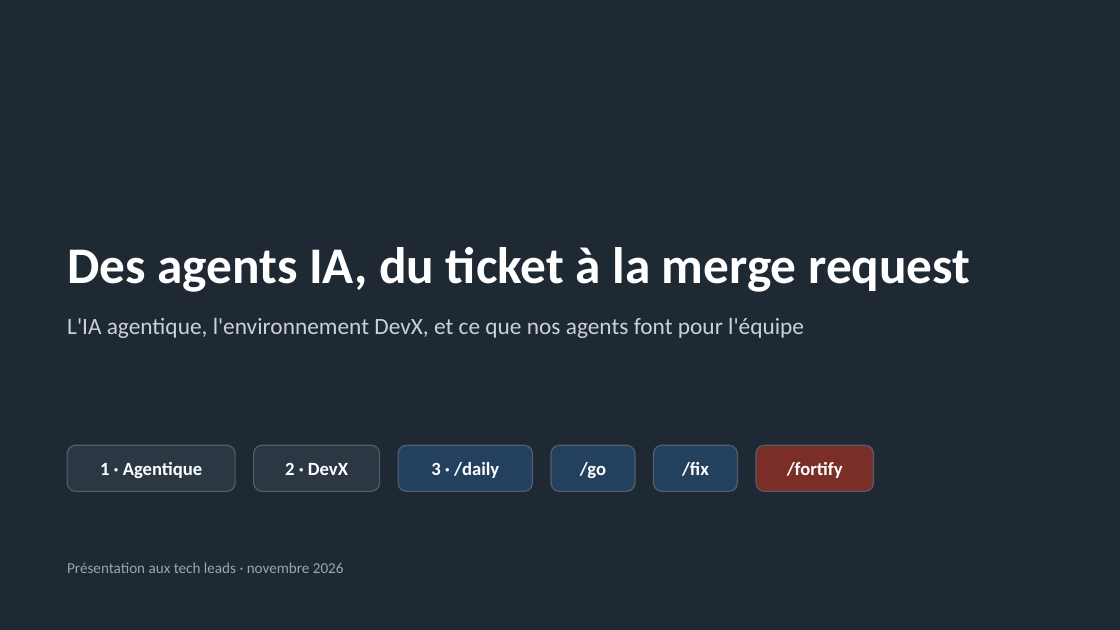
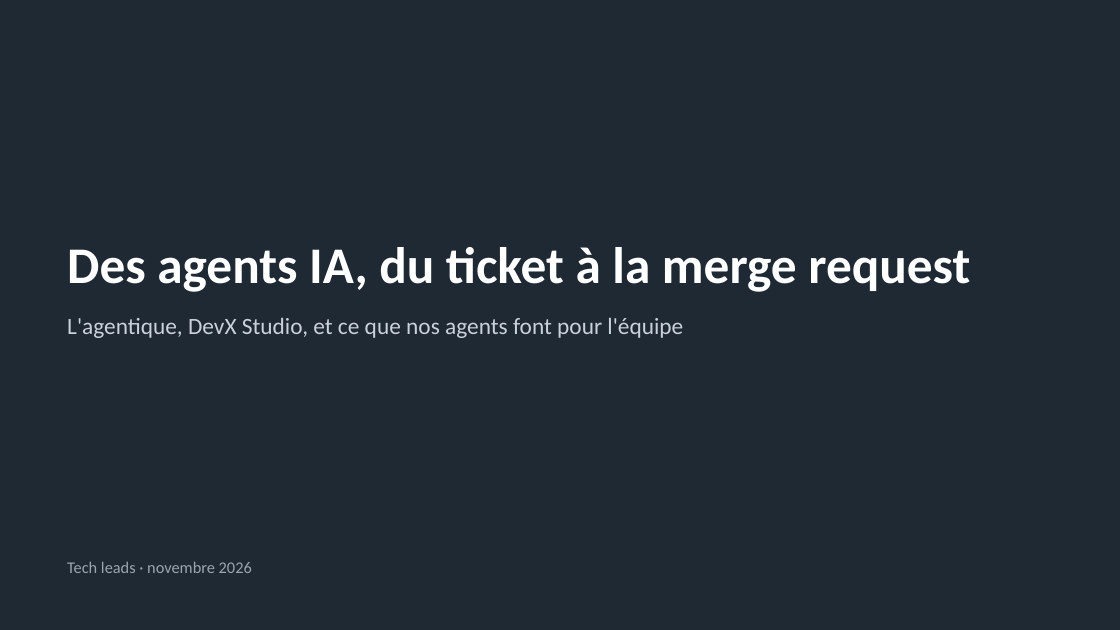
Before and after one commit to RabieDerouiche/OpenRDCode, a slide deck: slide 1 of opencode-v2/docs/presentation-tech-leads.pptx. Drawn at 1120x630 pixels with LibreOffice and Linux fonts; fonts in the diff are those of the drawing. Boxes give left, top, right and bottom in pixels: in the first picture for what was removed or moved away, otherwise in the second. Text is boxed around its words. In the diff, an @@ line names an element or a change of style, - is before the commit and + after.

```diff
--- a/opencode-v2/docs/presentation-tech-leads.pptx
+++ b/opencode-v2/docs/presentation-tech-leads.pptx
@@ text at [67,318,683,338]: text changed @@
-L'IA agentique, l'environnement DevX, et ce que nos agents font pour l'équipe
+L'agentique, DevX Studio, et ce que nos agents font pour l'équipe
@@ rounded rectangle removed at [67,445,235,492] @@
-1 · Agentique
@@ rounded rectangle removed at [254,445,380,492] @@
-2 · DevX
@@ rounded rectangle removed at [398,445,533,492] @@
-3 · /daily
@@ rounded rectangle removed at [551,445,635,492] @@
-/go
@@ rounded rectangle removed at [654,445,738,492] @@
-/fix
@@ rounded rectangle removed at [756,445,874,492] @@
-/fortify
@@ text at [67,561,252,573]: text changed; size 13 to 14 pt @@
-Présentation aux tech leads · novembre 2026
+Tech leads · novembre 2026
```
Also in this commit, not shown: 8 other slides changed, 4 slides added, 6 slides removed, 3 other files.
